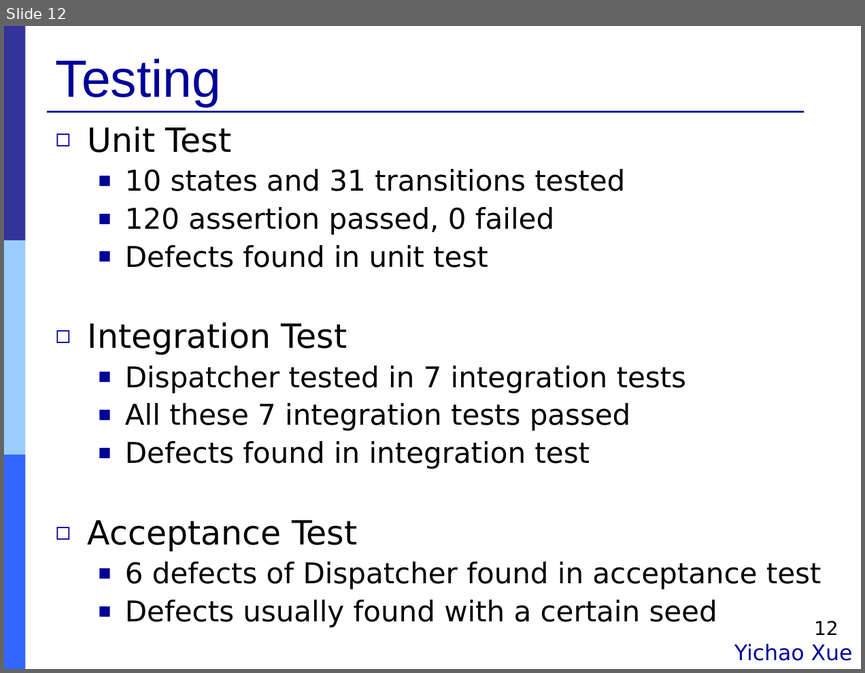
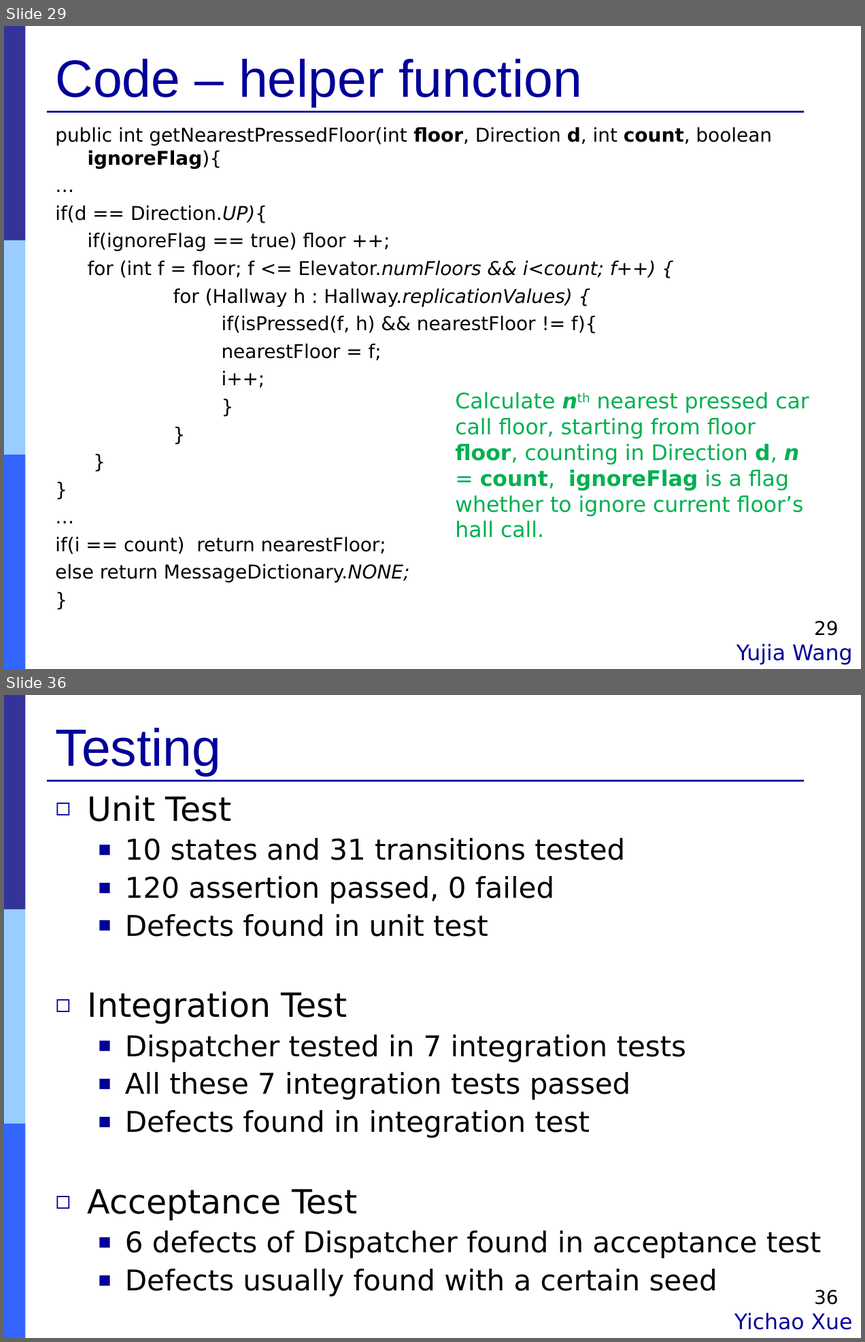
Before and after one commit to Muliang/18649, a slide deck: logs/09_final_pres.ppt. Shown one above the other, each under a label of ours: slide 12 before the commit, slides 29 and 36 after it; the slides between them are not shown. The pictures are 865x673 and 865x1342 pixels, drawn with LibreOffice and Linux fonts; fonts in the diff are those of the drawing. Boxes give left, top, right and bottom in pixels: in the first picture for what was removed or moved away, otherwise in the second. Text is boxed around its words. In the diff, an @@ line names an element or a change of style, - is before the commit and + after.

```diff
--- a/logs/09_final_pres.ppt
+++ b/logs/09_final_pres.ppt
@@ slide 29 added at (4, 26, 861, 669), background #FFFFFF; not listed: 4 template elements that a slide beside it also shows @@
@@ title added at (56, 59, 581, 107), 44 pt, text #000099 @@
+Code – helper function
@@ text added at (55, 127, 772, 582), 16 pt, text #000000 @@
+public int getNearestPressedFloor(int floor, Direction d, int count, boolean ignoreFlag){
+…
+if(d == Direction.UP){
+if(ignoreFlag == true) floor ++;
+for (int f = floor; f <= Elevator.numFloors && i<count; f++) {
+for (Hallway h : Hallway.replicationValues) {
+if(isPressed(f, h) && nearestFloor != f){
+nearestFloor = f;
+i++;
+}
+}
+}
+}
+…
+if(i == count) return nearestFloor;
+else return MessageDictionary.NONE;
+}
@@ text added at (455, 392, 809, 537), 18 pt, text #00B050 @@
+Calculate nth nearest pressed car call floor, starting from floor floor, counting in Direction d, n = count, ignoreFlag is a flag whether to ignore current floor’s hall call.
@@ page number added at (814, 620, 838, 635), 16 pt, text #000000 @@
+29
@@ text added at (736, 643, 852, 665), 18 pt, text #000099 @@
+Yujia Wang
@@ what was slide 12 is now slide 36 @@
@@ page number at (814, 1289, 838, 1304): text changed @@
-12
+36
```
Also in this commit, not shown: 7 slides changed, 24 other slides added, 1 slide removed.
